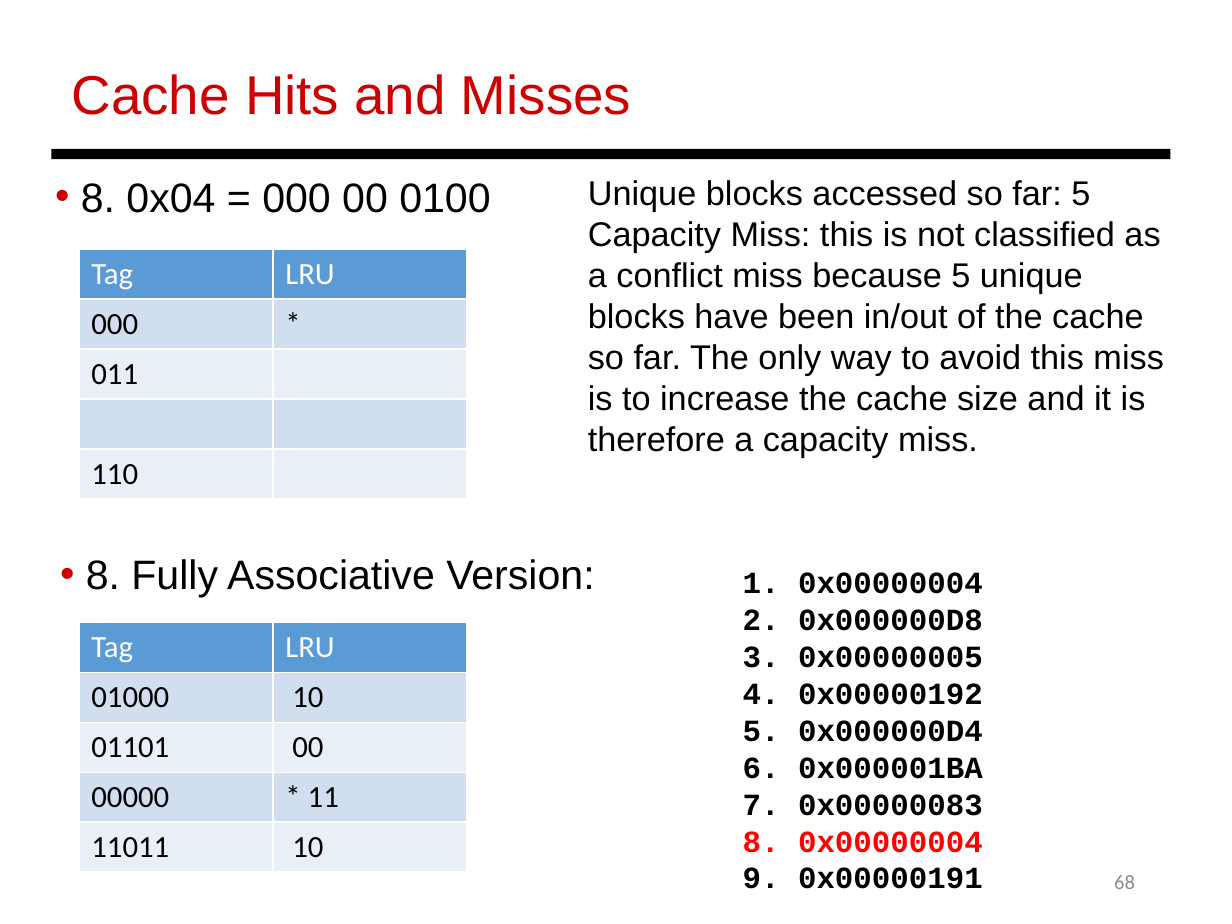
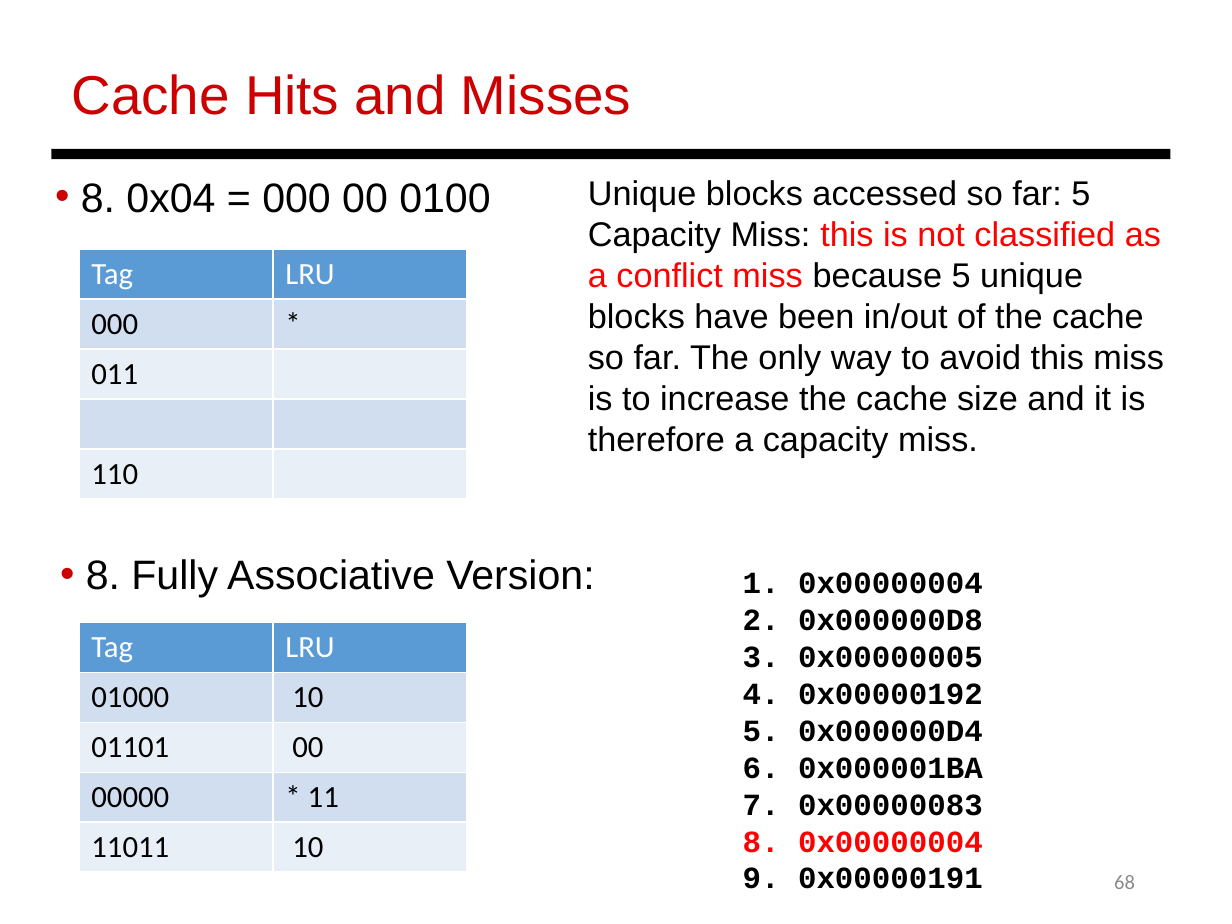
Before and after one commit to LjBLincoln/Computer-Organization, a slide deck: slide 68 of PPT/Review.pptx. Drawn at 1232x924 pixels with LibreOffice and Linux fonts; fonts in the diff are those of the drawing. Boxes give left, top, right and bottom in pixels: in the first picture for what was removed or moved away, otherwise in the second. Text is boxed around its words. In the diff, an @@ line names an element or a change of style, - is before the commit and + after.

```diff
--- a/PPT/Review.pptx
+++ b/PPT/Review.pptx
@@ text at bbox=[588, 221, 1163, 458]: text colour #000000 to #FF0000 in "this is not classified as a conflict ..." @@
```
Also in this commit, not shown: 12 other slides changed, 10 other files.
